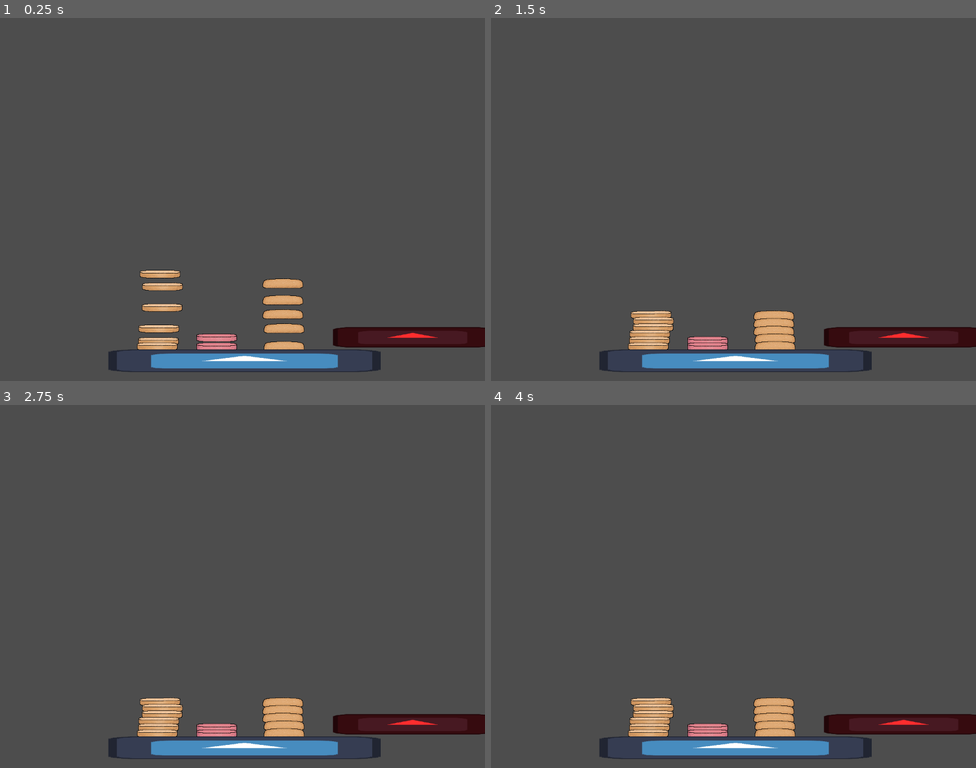
Above: before the commit, frames 1-4 (two rows, left to right).
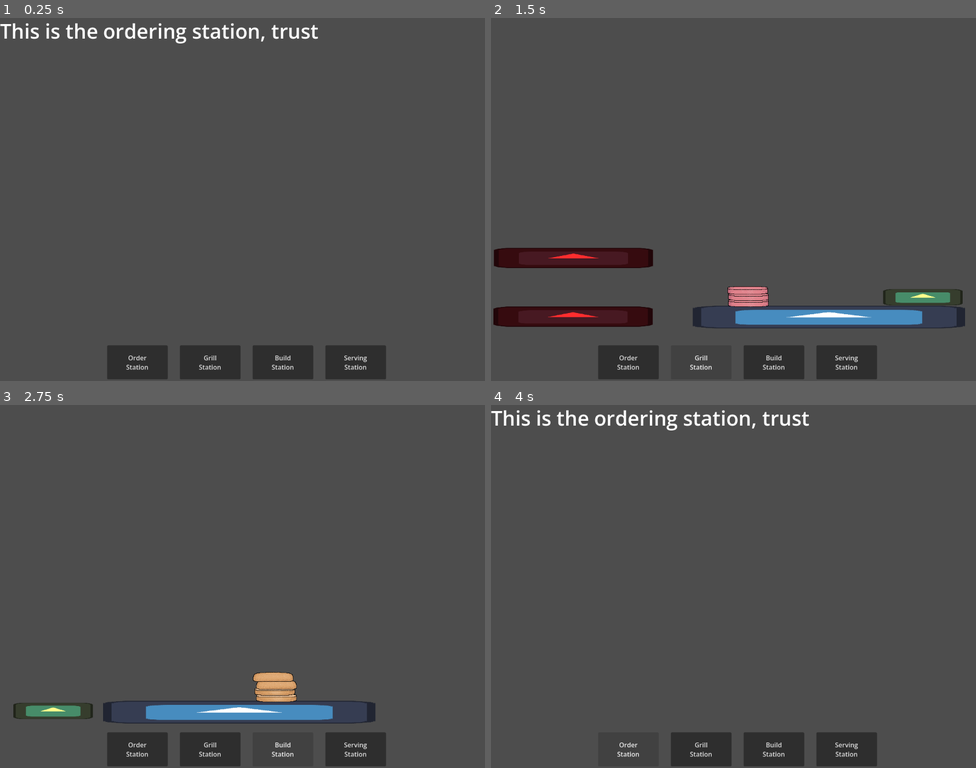
Above: after the commit, the same moments.

Repository: FluffinFox/Cooking_Game-ALPHA
Game: Godot game, scene res://Scenes/main.tscn
Same seed, same stepped clock (60 frames per second), same inputs: the game is played once before the commit and once after it. The engine's default icon, where the game draws it, is replaced by a stand-in: a white triangle on a blue panel in a dark square.
Inputs (mouse positions are in pixels of both pictures, inside the frame that each line leads up to):
- Up to frame 1 (0.25 s): no input
- Up to frame 2 (1.5 s): click (626, 362) at 0.5 s, where only the run after the commit has a clickable "Order Station"; click (699, 362) at 1.25 s, where only the run after the commit has a clickable "Grill Station"
- Up to frame 3 (2.75 s): click (281, 749) at 2 s, where only the run after the commit has a clickable "Build Station"
- Up to frame 4 (4 s): click (845, 749) at 2.75 s, where only the run after the commit has a clickable "Serving Station"; click (626, 749) at 3.5 s, where only the run after the commit has a clickable "Order Station"

The runs differ from the first frame. In frame 1, 9.3% of the frame differs, in the area x 0-100%, y 1-100%; in frame 2, 14%, in the area x 0-100%, y 63-100%; in frame 3, 10%; in frame 4, 8.4%.

Commit message:
Cooking_Game-BETA
-Menu System introduced
-Golden transfer plate to transfer a patty to the build station
-Patty does not properly transfer to the location of the new transfer plate
-Transferring a patty back to the grill station is very buggy

Diff:
--- a/Scenes/Ingredients/bottom_bun.tscn
+++ b/Scenes/Ingredients/bottom_bun.tscn
@@ -1,9 +1,11 @@
 [gd_scene format=3 uid="uid://v3is6j2bfwmq"]
 
-[ext_resource type="Script" uid="uid://rxhqus2mgh20" path="res://bottom_bun.gd" id="1_sok8q"]
+[ext_resource type="Script" uid="uid://rxhqus2mgh20" path="res://Scripts/bottom_bun.gd" id="1_sok8q"]
 [ext_resource type="Texture2D" uid="uid://bbnc5eqhf5731" path="res://Assets/BottomBun.png" id="2_tlots"]
 
 [node name="bottom_bun" type="RigidBody2D" unique_id=1630785814]
+collision_layer = 4
+collision_mask = 4
 input_pickable = true
 script = ExtResource("1_sok8q")
 
--- a/Scenes/Ingredients/patty.tscn
+++ b/Scenes/Ingredients/patty.tscn
@@ -3,13 +3,16 @@
 [ext_resource type="Script" uid="uid://02vw2rsfcj4j" path="res://Scripts/Patty.gd" id="1_5ds6a"]
 [ext_resource type="Texture2D" uid="uid://dbq2fvb4ebrsf" path="res://Assets/UncookedPatty.png" id="2_o4iof"]
 
-[node name="Patty" type="RigidBody2D" unique_id=786537501]
+[node name="Patty" type="RigidBody2D" unique_id=786537501 groups=["ingredients"]]
+z_index = 1
 y_sort_enabled = true
+collision_layer = 2
+collision_mask = 2
 input_pickable = true
 script = ExtResource("1_5ds6a")
 
-[node name="CollisionPolygon2D" type="CollisionPolygon2D" parent="." unique_id=284016740]
+[node name="CollisionPolygon2D" type="CollisionPolygon2D" parent="." unique_id=284016740 groups=["ingredients"]]
 polygon = PackedVector2Array(-44, -8, 44, -8, 49, -5, 49, 6, 45, 8, -44, 8, -49, 6, -49, -5)
 
-[node name="Sprite2D" type="Sprite2D" parent="." unique_id=1014551764]
+[node name="Sprite2D" type="Sprite2D" parent="." unique_id=1014551764 groups=["ingredients"]]
 texture = ExtResource("2_o4iof")
--- a/Scenes/Ingredients/top_bun.tscn
+++ b/Scenes/Ingredients/top_bun.tscn
@@ -5,6 +5,8 @@
 
 [node name="Top_Bun" type="RigidBody2D" unique_id=740317932]
 y_sort_enabled = true
+collision_layer = 4
+collision_mask = 4
 input_pickable = true
 script = ExtResource("1_pfrk1")
 
--- /dev/null
+++ b/Scenes/build_station.tscn
@@ -0,0 +1,29 @@
+[gd_scene format=3 uid="uid://bn06vy7qifnq2"]
+
+[ext_resource type="PackedScene" uid="uid://brttuybpwcvli" path="res://Scenes/countertop.tscn" id="1_2rw7s"]
+[ext_resource type="PackedScene" uid="uid://v3is6j2bfwmq" path="res://Scenes/Ingredients/bottom_bun.tscn" id="2_hc552"]
+[ext_resource type="PackedScene" uid="uid://dtu6w5grkbmfd" path="res://Scenes/Ingredients/top_bun.tscn" id="3_djchu"]
+[ext_resource type="PackedScene" uid="uid://dheshekdncxi7" path="res://Scenes/transfer_plate.tscn" id="4_djchu"]
+
+[node name="Build_Station" type="Node2D" unique_id=312750899]
+z_index = 2
+
+[node name="Countertop" parent="." unique_id=747058661 instance=ExtResource("1_2rw7s")]
+position = Vector2(591, 745)
+collision_layer = 4
+collision_mask = 0
+
+[node name="bottom_bun" parent="." unique_id=1630785814 instance=ExtResource("2_hc552")]
+position = Vector2(684, 685)
+
+[node name="bottom_bun2" parent="." unique_id=1303871623 instance=ExtResource("2_hc552")]
+position = Vector2(680, 649)
+
+[node name="Top_Bun" parent="." unique_id=740317932 instance=ExtResource("3_djchu")]
+position = Vector2(684, 605)
+
+[node name="Top_Bun2" parent="." unique_id=872341001 instance=ExtResource("3_djchu")]
+position = Vector2(677, 559)
+
+[node name="transfer_plate" parent="." unique_id=402277779 instance=ExtResource("4_djchu")]
+position = Vector2(130, 759)
--- /dev/null
+++ b/Scenes/grill_station.tscn
@@ -0,0 +1,32 @@
+[gd_scene format=3 uid="uid://d3r6r4dec1lwx"]
+
+[ext_resource type="PackedScene" uid="uid://brttuybpwcvli" path="res://Scenes/countertop.tscn" id="1_qbua5"]
+[ext_resource type="PackedScene" uid="uid://b0hgu33veoqgu" path="res://Scenes/stovetop.tscn" id="2_vbegl"]
+[ext_resource type="PackedScene" uid="uid://boovoa6hbacmo" path="res://Scenes/Ingredients/patty.tscn" id="3_vbegl"]
+[ext_resource type="PackedScene" uid="uid://dheshekdncxi7" path="res://Scenes/transfer_plate.tscn" id="4_jxxqy"]
+
+[node name="Grill_Station" type="Node2D" unique_id=766319148]
+z_index = 1
+
+[node name="Countertop" parent="." unique_id=747058661 instance=ExtResource("1_qbua5")]
+position = Vector2(835, 725)
+collision_layer = 2
+collision_mask = 0
+
+[node name="Stovetop" parent="." unique_id=1601315941 instance=ExtResource("2_vbegl")]
+position = Vector2(199, 742)
+
+[node name="Stovetop2" parent="." unique_id=842060731 instance=ExtResource("2_vbegl")]
+position = Vector2(200, 597)
+
+[node name="Patty" parent="." unique_id=786537501 instance=ExtResource("3_vbegl")]
+position = Vector2(637, 655)
+
+[node name="Patty2" parent="." unique_id=1564760972 instance=ExtResource("3_vbegl")]
+position = Vector2(637, 624)
+
+[node name="Patty3" parent="." unique_id=117393146 instance=ExtResource("3_vbegl")]
+position = Vector2(636, 588)
+
+[node name="transfer_plate" parent="." unique_id=402277779 instance=ExtResource("4_jxxqy")]
+position = Vector2(1067, 693)
--- /dev/null
+++ b/Scenes/main.gd
@@ -0,0 +1,34 @@
+extends Node2D
+
+@onready var order_station = $Order_station
+@onready var grill_station= $Grill_Station
+@onready var build_station = $Build_Station
+@onready var serving_station = $Serving_Station
+
+@export var current_station: Node2D
+
+@onready var order_station_button: Button = $PlayableMenu/Control/BoxContainer/Order_Station
+@onready var grill_station_button: Button = $PlayableMenu/Control/BoxContainer/Grill_Station
+@onready var build_station_button: Button = $PlayableMenu/Control/BoxContainer/Build_Station
+@onready var serving_station_button: Button = $PlayableMenu/Control/BoxContainer/Serving_Station
+
+func _ready():
+	order_station_button.pressed.connect(func(): show_station(order_station))
+	grill_station_button.pressed.connect(func(): show_station(grill_station))
+	build_station_button.pressed.connect(func(): show_station(build_station))
+	serving_station_button.pressed.connect(func(): show_station(serving_station))
+
+	show_station(order_station)
+func show_station(target_station):
+	var current_station = target_station
+	var all_stations = [order_station, grill_station, build_station, serving_station]
+	for s in all_stations:
+		if s == target_station:
+			s.visible = true
+		else:
+			s.visible = false
+	var plate_items = get_tree().get_nodes_in_group("on_transfer_plate")
+	for item in plate_items:
+		if item.get_parent() != target_station:
+			item.get_parent().remove_child(item)
+			target_station.add_child(item)
--- a/Scenes/main.tscn
+++ b/Scenes/main.tscn
@@ -1,55 +1,23 @@
 [gd_scene format=3 uid="uid://dqg0g87i46xxo"]
 
-[ext_resource type="PackedScene" uid="uid://brttuybpwcvli" path="res://Scenes/countertop.tscn" id="1_bo1nx"]
-[ext_resource type="PackedScene" uid="uid://boovoa6hbacmo" path="res://Scenes/Ingredients/patty.tscn" id="3_8gbba"]
-[ext_resource type="PackedScene" uid="uid://dtu6w5grkbmfd" path="res://Scenes/Ingredients/top_bun.tscn" id="3_jjvhh"]
-[ext_resource type="PackedScene" uid="uid://v3is6j2bfwmq" path="res://Scenes/Ingredients/bottom_bun.tscn" id="4_kry3j"]
-[ext_resource type="PackedScene" uid="uid://b0hgu33veoqgu" path="res://Scenes/stovetop.tscn" id="5_kry3j"]
+[ext_resource type="PackedScene" uid="uid://dwm4cxmycrx54" path="res://Scenes/playable_menu.tscn" id="1_jjgbg"]
+[ext_resource type="Script" uid="uid://css4jlag1cadi" path="res://Scenes/main.gd" id="1_jjvhh"]
+[ext_resource type="PackedScene" uid="uid://u3mfs5bnrdx6" path="res://Scenes/order_station.tscn" id="2_21xkr"]
+[ext_resource type="PackedScene" uid="uid://d3r6r4dec1lwx" path="res://Scenes/grill_station.tscn" id="2_kry3j"]
+[ext_resource type="PackedScene" uid="uid://bn06vy7qifnq2" path="res://Scenes/build_station.tscn" id="3_21xkr"]
+[ext_resource type="PackedScene" uid="uid://bu1ono6l5uaxk" path="res://Scenes/serving_station.tscn" id="5_21xkr"]
 
 [node name="Main" type="Node2D" unique_id=1828316807]
 y_sort_enabled = true
+script = ExtResource("1_jjvhh")
 
-[node name="Countertop" parent="." unique_id=747058661 instance=ExtResource("1_bo1nx")]
-position = Vector2(604, 833)
+[node name="Order_station" parent="." unique_id=1893540325 instance=ExtResource("2_21xkr")]
 
-[node name="bottom_bun" parent="." unique_id=1630785814 instance=ExtResource("4_kry3j")]
-position = Vector2(402, 639)
+[node name="Grill_Station" parent="." unique_id=766319148 instance=ExtResource("2_kry3j")]
 
-[node name="bottom_bun2" parent="." unique_id=685613758 instance=ExtResource("4_kry3j")]
-position = Vector2(396, 608)
+[node name="Build_Station" parent="." unique_id=312750899 instance=ExtResource("3_21xkr")]
 
-[node name="bottom_bun3" parent="." unique_id=997578556 instance=ExtResource("4_kry3j")]
-position = Vector2(393, 743)
+[node name="Serving_Station" parent="." unique_id=1871409240 instance=ExtResource("5_21xkr")]
 
-[node name="bottom_bun4" parent="." unique_id=233319125 instance=ExtResource("4_kry3j")]
-position = Vector2(392, 774)
-
-[node name="Patty" parent="." unique_id=786537501 instance=ExtResource("3_8gbba")]
-position = Vector2(536, 765)
-
-[node name="Patty2" parent="." unique_id=2106779642 instance=ExtResource("3_8gbba")]
-position = Vector2(536, 791)
-
-[node name="Top_Bun" parent="." unique_id=740317932 instance=ExtResource("3_jjvhh")]
-position = Vector2(700, 706)
-
-[node name="Top_Bun2" parent="." unique_id=741012808 instance=ExtResource("3_jjvhh")]
-position = Vector2(703, 741)
-
-[node name="Stovetop" parent="." unique_id=1601315941 instance=ExtResource("5_kry3j")]
-position = Vector2(1017, 793)
-
-[node name="Top_Bun3" parent="." unique_id=97911055 instance=ExtResource("3_jjvhh")]
-position = Vector2(700, 671)
-
-[node name="Top_Bun4" parent="." unique_id=2017326856 instance=ExtResource("3_jjvhh")]
-position = Vector2(703, 790)
-
-[node name="Top_Bun5" parent="." unique_id=1773701529 instance=ExtResource("3_jjvhh")]
-position = Vector2(700, 630)
-
-[node name="bottom_bun5" parent="." unique_id=172098576 instance=ExtResource("4_kry3j")]
-position = Vector2(401, 691)
-
-[node name="bottom_bun6" parent="." unique_id=1346746711 instance=ExtResource("4_kry3j")]
-position = Vector2(389, 798)
+[node name="PlayableMenu" parent="." unique_id=212275514 instance=ExtResource("1_jjgbg")]
+position = Vector2(10, -4)
--- /dev/null
+++ b/Scenes/order_station.tscn
@@ -0,0 +1,9 @@
+[gd_scene format=3 uid="uid://u3mfs5bnrdx6"]
+
+[node name="Order_station" type="Node2D" unique_id=1893540325]
+
+[node name="Label" type="Label" parent="." unique_id=1624534543]
+offset_right = 1010.0
+offset_bottom = 141.0
+theme_override_font_sizes/font_size = 50
+text = "This is the ordering station, trust"
--- /dev/null
+++ b/Scenes/playable_menu.tscn
@@ -0,0 +1,49 @@
+[gd_scene format=3 uid="uid://dwm4cxmycrx54"]
+
+[node name="PlayableMenu" type="Node2D" unique_id=212275514]
+
+[node name="Control" type="Control" parent="." unique_id=819348710]
+layout_mode = 3
+anchors_preset = 0
+offset_right = 40.0
+offset_bottom = 40.0
+
+[node name="BoxContainer" type="BoxContainer" parent="Control" unique_id=1445290560]
+layout_mode = 1
+anchors_preset = 8
+anchor_left = 0.5
+anchor_top = 0.5
+anchor_right = 0.5
+anchor_bottom = 0.5
+offset_left = -20.0
+offset_top = 796.0
+offset_right = 1180.0
+offset_bottom = 880.0
+grow_horizontal = 2
+grow_vertical = 2
+theme_override_constants/separation = 30
+alignment = 1
+
+[node name="Order_Station" type="Button" parent="Control/BoxContainer" unique_id=1682011387]
+custom_minimum_size = Vector2(150, 0)
+layout_mode = 2
+text = "Order
+Station"
+
+[node name="Grill_Station" type="Button" parent="Control/BoxContainer" unique_id=1892423198]
+custom_minimum_size = Vector2(150, 0)
+layout_mode = 2
+text = "Grill
+Station"
+
+[node name="Build_Station" type="Button" parent="Control/BoxContainer" unique_id=17450352]
+custom_minimum_size = Vector2(150, 0)
+layout_mode = 2
+text = "Build
+Station"
+
+[node name="Serving_Station" type="Button" parent="Control/BoxContainer" unique_id=86813359]
+custom_minimum_size = Vector2(150, 0)
+layout_mode = 2
+text = "Serving
+Station"
--- /dev/null
+++ b/Scenes/serving_station.tscn
@@ -0,0 +1,11 @@
+[gd_scene format=3 uid="uid://bu1ono6l5uaxk"]
+
+[node name="Serving_Station" type="Node2D" unique_id=1871409240]
+z_index = 3
+
+[node name="Label" type="Label" parent="." unique_id=284811076]
+offset_right = 852.0
+offset_bottom = 382.0
+theme_override_font_sizes/font_size = 40
+text = "Ooooo you see a serving station here
+go serve the customers"
--- a/Scenes/stovetop.tscn
+++ b/Scenes/stovetop.tscn
@@ -1,6 +1,6 @@
 [gd_scene format=3 uid="uid://b0hgu33veoqgu"]
 
-[ext_resource type="Script" uid="uid://bg4ir4in63n2f" path="res://stovetop.gd" id="1_ojo7o"]
+[ext_resource type="Script" uid="uid://bg4ir4in63n2f" path="res://Scripts/stovetop.gd" id="1_ojo7o"]
 [ext_resource type="Texture2D" uid="uid://bgf4fynnkqd5n" path="res://icon.svg" id="2_2o2vd"]
 
 [sub_resource type="RectangleShape2D" id="RectangleShape2D_ip6gw"]
@@ -10,6 +10,8 @@
 size = Vector2(393, 14)
 
 [node name="Stovetop" type="StaticBody2D" unique_id=1601315941]
+collision_layer = 2
+collision_mask = 2
 script = ExtResource("1_ojo7o")
 
 [node name="CollisionShape2D" type="CollisionShape2D" parent="." unique_id=1325129473]
@@ -23,6 +25,8 @@
 texture = ExtResource("2_2o2vd")
 
 [node name="Area2D" type="Area2D" parent="." unique_id=50133790]
+collision_layer = 2
+collision_mask = 2
 
 [node name="CollisionShape2D" type="CollisionShape2D" parent="Area2D" unique_id=1825997981]
 position = Vector2(4.5, -26)
--- /dev/null
+++ b/Scenes/transfer_plate.tscn
@@ -0,0 +1,33 @@
+[gd_scene format=3 uid="uid://dheshekdncxi7"]
+
+[ext_resource type="Texture2D" uid="uid://bgf4fynnkqd5n" path="res://icon.svg" id="1_6bawm"]
+[ext_resource type="Script" uid="uid://dmagi0x81mfty" path="res://Scripts/TransferPlateLogic.gd" id="2_x4yrm"]
+
+[sub_resource type="RectangleShape2D" id="RectangleShape2D_x4yrm"]
+size = Vector2(195, 38)
+
+[sub_resource type="RectangleShape2D" id="RectangleShape2D_jhcrb"]
+size = Vector2(195, 20)
+
+[node name="transfer_plate" type="StaticBody2D" unique_id=402277779]
+collision_layer = 6
+collision_mask = 0
+
+[node name="CollisionShape2D" type="CollisionShape2D" parent="." unique_id=987327138]
+position = Vector2(1.5, 0)
+shape = SubResource("RectangleShape2D_x4yrm")
+
+[node name="Sprite2D" type="Sprite2D" parent="." unique_id=762506715]
+modulate = Color(1, 1, 0.54901963, 1)
+position = Vector2(1.5000038, 3.5762787e-07)
+scale = Vector2(1.5390626, 0.3125)
+texture = ExtResource("1_6bawm")
+
+[node name="Area2D" type="Area2D" parent="." unique_id=1773899091]
+collision_layer = 6
+collision_mask = 6
+script = ExtResource("2_x4yrm")
+
+[node name="CollisionShape2D" type="CollisionShape2D" parent="Area2D" unique_id=55373208]
+position = Vector2(1.5, -16)
+shape = SubResource("RectangleShape2D_jhcrb")
--- /dev/null
+++ b/Scripts/TransferPlateLogic.gd
@@ -0,0 +1,51 @@
+extends Area2D
+
+@onready var main_path = get_tree().root.get_child(0)
+
+func _ready() -> void:
+	area_entered.connect(_on_item_entered)
+	body_entered.connect(_on_item_entered)
+
+	area_exited.connect(_on_item_exited)
+	body_exited.connect(_on_item_exited)
+
+func _on_item_entered(item):
+	if item.is_in_group("ingredients"):
+		call_deferred("transfer_item", item)
+
+func _on_item_exited(item):
+	if item.is_in_group("on_transfer_plate"):
+		item.remove_from_group("on_transfer_plate")
+		call_deferred("_finalize_exit", item)
+
+func _finalize_exit(item):
+	item.remove_from_group("on_transfer_plate")
+	reset_item_to_local_physics(item)
+
+func transfer_item(item):
+	item.add_to_group("on_transfer_plate")
+
+	if item.get_parent() != main_path:
+		item.get_parent().remove_child(item)
+		main_path.add_child(item)
+
+	if main_path.current_station == main_path.grill_station:
+		# to build layer
+		_set_layers(item, 3)
+	else:
+		# to grill layer
+		_set_layers(item, 2)
+
+func _set_layers(item, layer_num):
+	# Disable all station layers first, then enable the target
+	for i in [2, 3]:
+		item.set_collision_layer_value(i, i == layer_num)
+		item.set_collision_mask_value(i, i == layer_num)
+
+
+func reset_item_to_local_physics(item):
+	if item.get_collision_layer_value(2) == true:
+		_set_layers(item, 3)
+
+	elif item.get_collision_layer_value(3) == true:
+		_set_layers(item, 2)
--- /dev/null
+++ b/Scripts/global.gd
@@ -0,0 +1,10 @@
+extends Node
+
+var transfer_plate_patties = []
+
+func add_to_transfer_plate(patty_node):
+	var data = {
+		"heat": patty_node.heat,
+		"state": patty_node.state
+	}
+	transfer_plate_patties.append(data)
--- a/project.godot
+++ b/project.godot
@@ -20,6 +20,17 @@
 window/size/viewport_width=1200
 window/size/viewport_height=900
 
+[global_group]
+
+ingredients=""
+
+[layer_names]
+
+2d_physics/layer_1="Order_Station"
+2d_physics/layer_2="Grill_Station"
+2d_physics/layer_3="Build_Station"
+2d_physics/layer_4="Serving_Station"
+
 [physics]
 
 3d/physics_engine="Jolt Physics"
Not shown, added: Scenes/main.gd.uid
Not shown, added: Scripts/TransferPlateLogic.gd.uid
Renamed: bottom_bun.gd -> Scripts/bottom_bun.gd
Renamed: bottom_bun.gd.uid -> Scripts/bottom_bun.gd.uid
Not shown, added: Scripts/global.gd.uid
Renamed: stovetop.gd -> Scripts/stovetop.gd
Renamed: stovetop.gd.uid -> Scripts/stovetop.gd.uid
